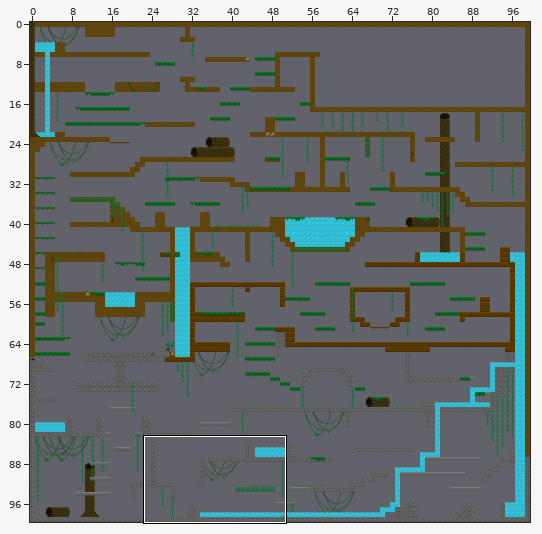
One commit to this Tiled map (JSON): public/assets/tiled/maps/forestlevel.json. The picture above shows the old version from afar; the outline marks the close-up.
Close-up. Old version:
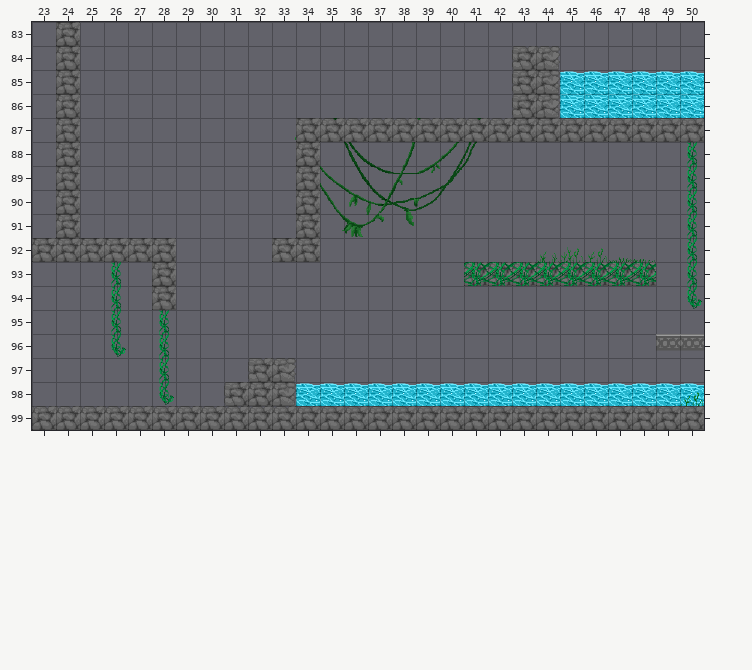
Cells are 32x32 px. Shown: x 23..50, y 83..99. The commit also changed other parts of the map, which this record leaves out.
The result:
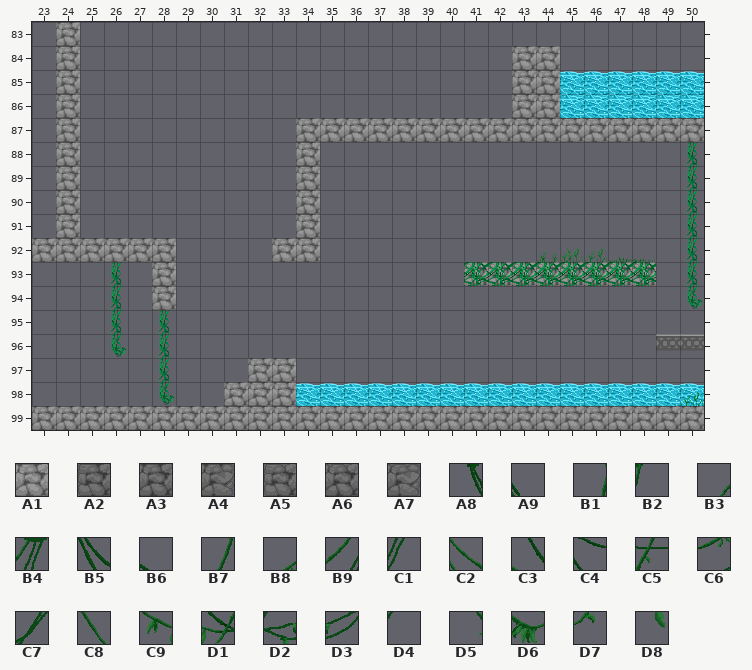
Key: from "dungeon_tiles": A1 1; from "oneblock": A2 21, A3 22, A4 23, A5 24, A6 25, A7 26; from "vinehang": A8 11, A9 12, B1 14, B2 15, B3 16, B4 17, B5 21, B6 22, B7 23, B8 24, B9 25, C1 26, C2 29, C3 30, C4 31, C5 32, C6 33, C7 34, C8 38, C9 39, D1 40, D2 41, D3 42, D4 43, D5 47, D6 48, D7 49, D8 50.
__ is an empty cell.
The edit:
Layer "background decoration":
Tile A8 is gone in row 87 at x 35.
Tile A9 is gone in row 87 at x 36.
Tile B1 is gone in row 87 at x 38.
Tile B2 is gone in row 87 at x 39.
Tile B3 is gone in row 87 at x 40.
Tile B4 is gone in row 87 at x 41.
Tile B5 is gone in row 88 at x 36.
Tile B6 is gone in row 88 at x 37.
Tile B7 is gone in row 88 at x 38.
Tile B8 is gone in row 88 at x 39.
Tile B9 is gone in row 88 at x 40.
Tile C1 is gone in row 88 at x 41.
Tile C2 is gone in row 89 at x 35.
Tile C3 is gone in row 89 at x 36.
Tile C4 is gone in row 89 at x 37.
Tile C5 is gone in row 89 at x 38.
Tile C6 is gone in row 89 at x 39.
Tile C7 is gone in row 89 at x 40.
Tile C8 is gone in row 90 at x 35.
Tile C9 is gone in row 90 at x 36.
Tile D1 is gone in row 90 at x 37.
Tile D2 is gone in row 90 at x 38.
Tile D3 is gone in row 90 at x 39.
Tile D4 is gone in row 90 at x 40.
Tile D5 is gone in row 91 at x 35.
Tile D6 is gone in row 91 at x 36.
Tile D7 is gone in row 91 at x 37.
Tile D8 is gone in row 91 at x 38.
Layer "solids":
Tile A2 becomes tile A1 in rows 85 to 86 at x 43; in row 98 at x 31.
Tile A3 becomes tile A1 in rows 83 to 86 at x 24; in row 87 at x 24, 34 and 43 to 44; in rows 88 to 91 at x 24 and 34; in row 92 at x 23 to 28 and 33 to 34; in rows 93 to 94 at x 28; in row 98 at x 32.
Tile A4 becomes tile A1 in rows 85 to 86 at x 44; in row 98 at x 33.
Tile A5 becomes tile A1 in row 84 at x 43; in row 97 at x 32.
Tile A6 becomes tile A1 in row 87 at x 35 to 42 and 45 to 50; in row 93 at x 41 to 48; in row 99 at x 23 to 50.
Tile A7 becomes tile A1 in row 84 at x 44; in row 97 at x 33.
